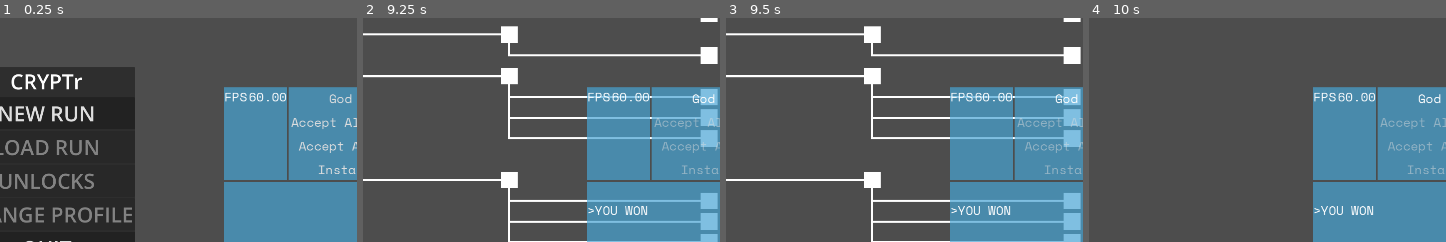
Above: before the commit, frames 1-4 (left to right).
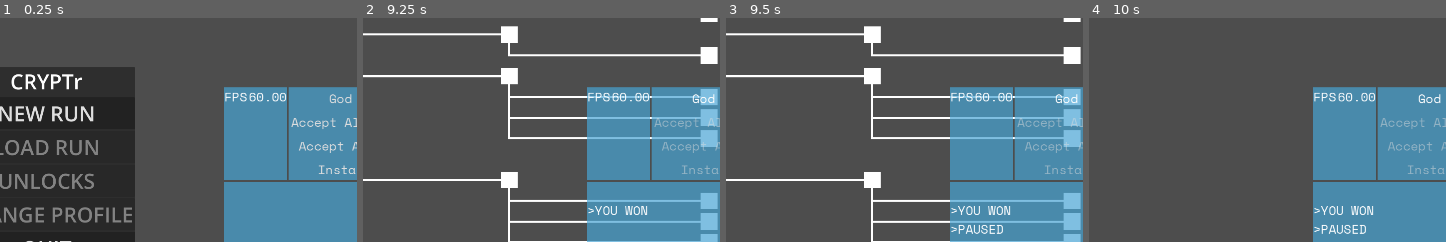
Above: after the commit, the same moments.

Repository: LucasMc17/CRYPTr
Game: Godot game, scene res://root.tscn
The game is run twice, just before and just after one commit, with the same random seed, the same clock (stepped at 60 frames per second) and the same inputs.
Inputs (mouse positions are % of the whole screen's width and height, from its top left):
- Up to frame 1 (0.25 s): no input
- Up to frame 2 (9.25 s): click (84, 98) at 0.52 s; type "12" at 0.6 s; click "NEW RUN" at 1.25 s; click "Accept All Letters" at 2 s; click "Accept All Letters" at 2.75 s; click "Accept All Words" at 3.5 s; click "Accept All Words" at 4.25 s; click "God Mode" at 5 s; tap Enter (enter) at 5.75, 5.85, 7.25, 7.35, 8.75, 8.85 s; move the mouse to (2, 2) at 5.77 s; hold Up (up) 5.78-6.53 s; click (2, 2) at 5.92 s; tap Space at 6.5, 8 s; move the mouse to (17, 75) at 6.52 s; hold Backspace (backspace) 6.53-7.28 s; tap Z at 6.6, 8.1 s; click (17, 75) at 6.67 s; move the mouse to (20, 75) at 7.27 s; hold Up (up) 7.28-8.78 s; click (20, 75) at 7.42 s; move the mouse to (24, 75) at 8.02 s; click (24, 75) at 8.17 s; move the mouse to (27, 75) at 8.77 s; hold A from 8.78 s (still down); click (27, 75) at 8.92 s
- Up to frame 3 (9.5 s): keep holding A; tap Escape (escape) at 9.4 s
- Up to frame 4 (10 s): keep holding A; move the mouse to (30, 7) at 9.52 s; tap Z at 9.6 s; click (30, 7) at 9.67 s
The pictures show only the part of the screen within x 38-88%, y 17-67%; the shares and areas given below are measured in that part.

Frames 1-2 are identical in both runs. In frame 3, 0.3% of the frame differs, in the area x 63-78%, y 92-97%; in frame 4, 0.3%.

Commit message:
moved temp pause logic

Diff:
--- a/slices/run/run_screen.gd
+++ b/slices/run/run_screen.gd
@@ -7,6 +7,16 @@
 # @onready var _pause_switcher := %PauseSwitcher
 @onready var _run_switcher := %RunSwitcher
 
+func _ready():
+	Events.match_started.connect(_on_match_started)
+	Events.return_to_map.connect(_on_map_returned)
+
+
+func _unhandled_input(_event):
+	if Input.is_action_just_pressed("escape"):
+		DebugNode.print('PAUSED')
+
+
 func _on_match_started(encounter) -> void:
 	_run_switcher.transition('Encounter', {"encounter": encounter})
 
@@ -15,11 +25,6 @@
 	_run_switcher.transition('Map', { "new_map": new_map })
 
 
-func _ready():
-	Events.match_started.connect(_on_match_started)
-	Events.return_to_map.connect(_on_map_returned)
-
-
 func setup(init_obj := {}) -> void:
 	super(init_obj)
 	if DebugNode.force_stack:
--- a/slices/run/states/encounter/encounter.gd
+++ b/slices/run/states/encounter/encounter.gd
@@ -49,10 +49,6 @@
 
 
 func _unhandled_input(event):
-	# TODO: the code below was for testing purposes but should be moved to a higher level so that pausing can happen from any screen in the run.
-	# if Input.is_action_just_pressed("escape"):
-	# 	DebugNode.print('PAUSED')
-
 	if Input.is_action_just_pressed("enter"):
 		_enter_word()
 
